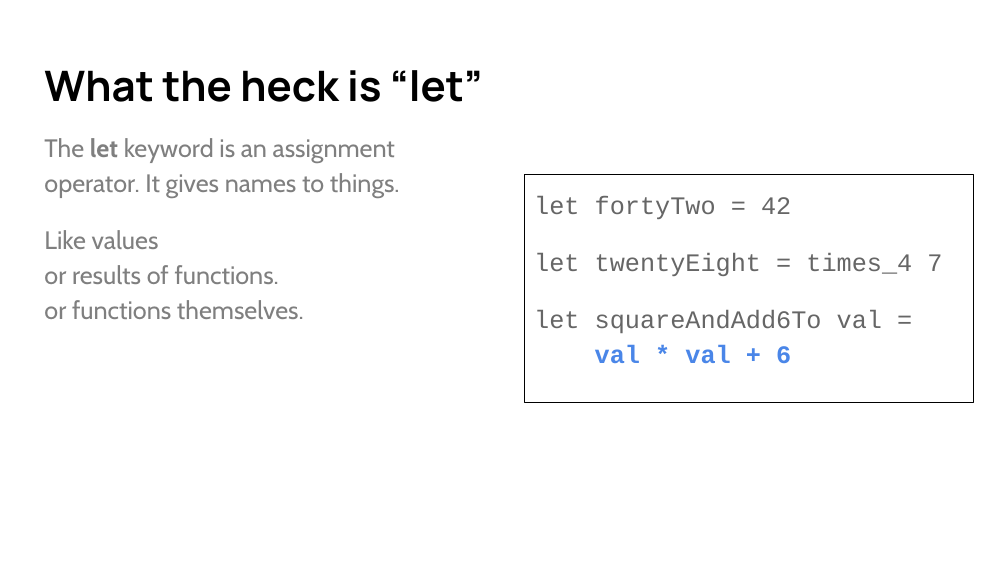
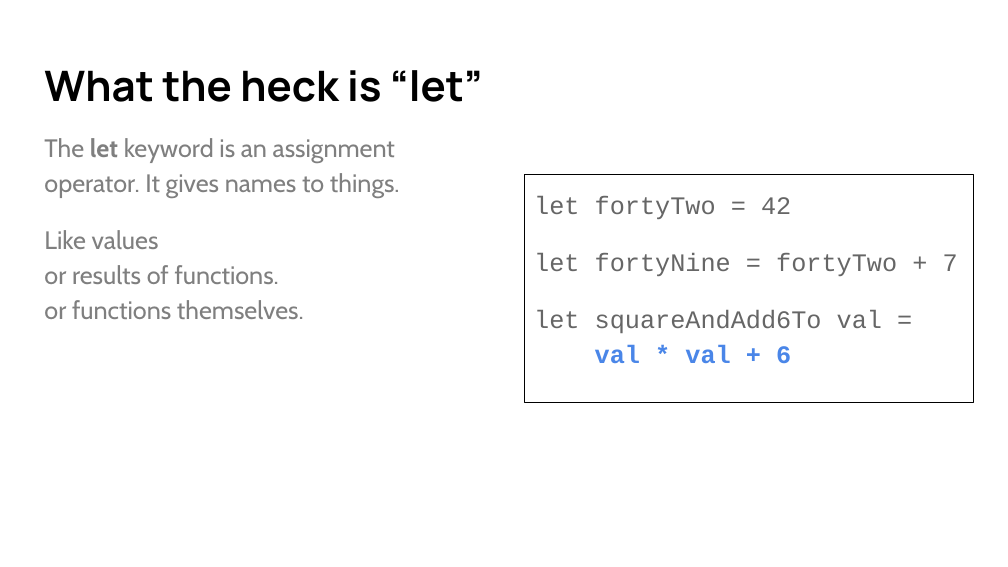
Before and after one commit to cmbrown1598/fsDemo, a slide deck: slide 11 of Intro to F# - Quick.pptx. Drawn at 1008x567 pixels with LibreOffice and Linux fonts; fonts in the diff are those of the drawing. Boxes give left, top, right and bottom in pixels: in the first picture for what was removed or moved away, otherwise in the second. Text is boxed around its words. In the diff, an @@ line names an element or a change of style, - is before the commit and + after.

```diff
--- a/Intro to F# - Quick.pptx
+++ b/Intro to F# - Quick.pptx
@@ text at (x1=534, y1=253, x2=958, y2=276): text changed @@
-let twentyEight = times_4 7
+let fortyNine = fortyTwo + 7
```
Also in this commit, not shown: 13 other slides changed, 1 slide removed, 1 other file.
